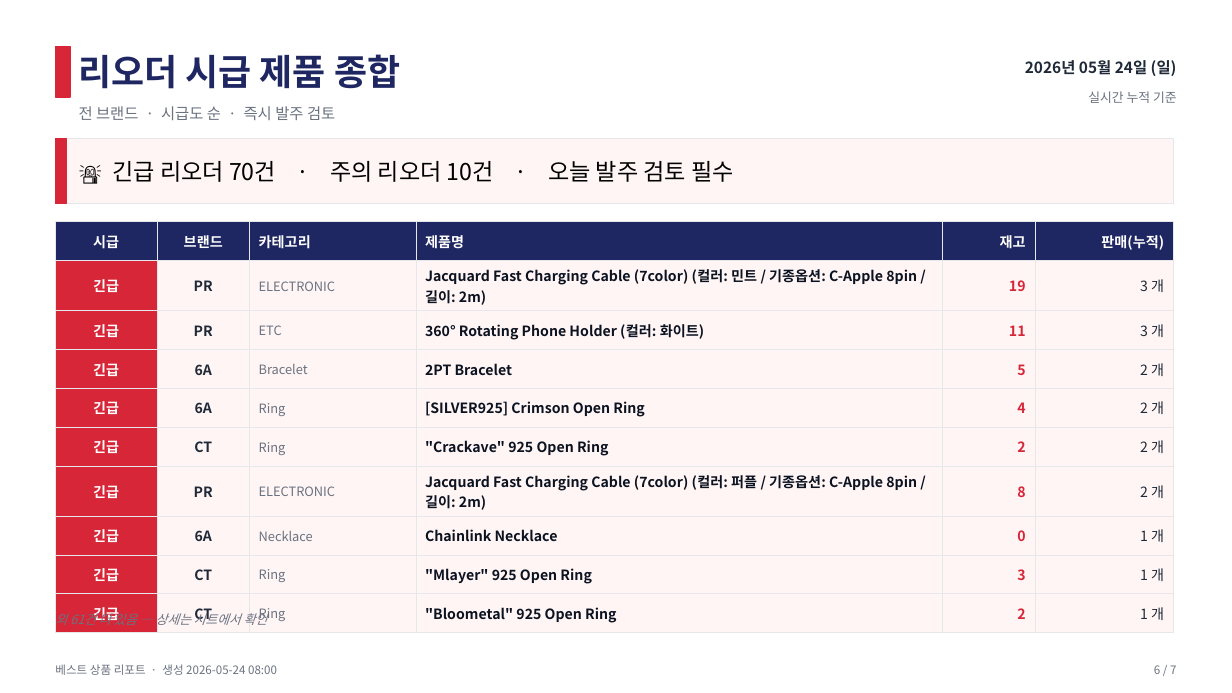
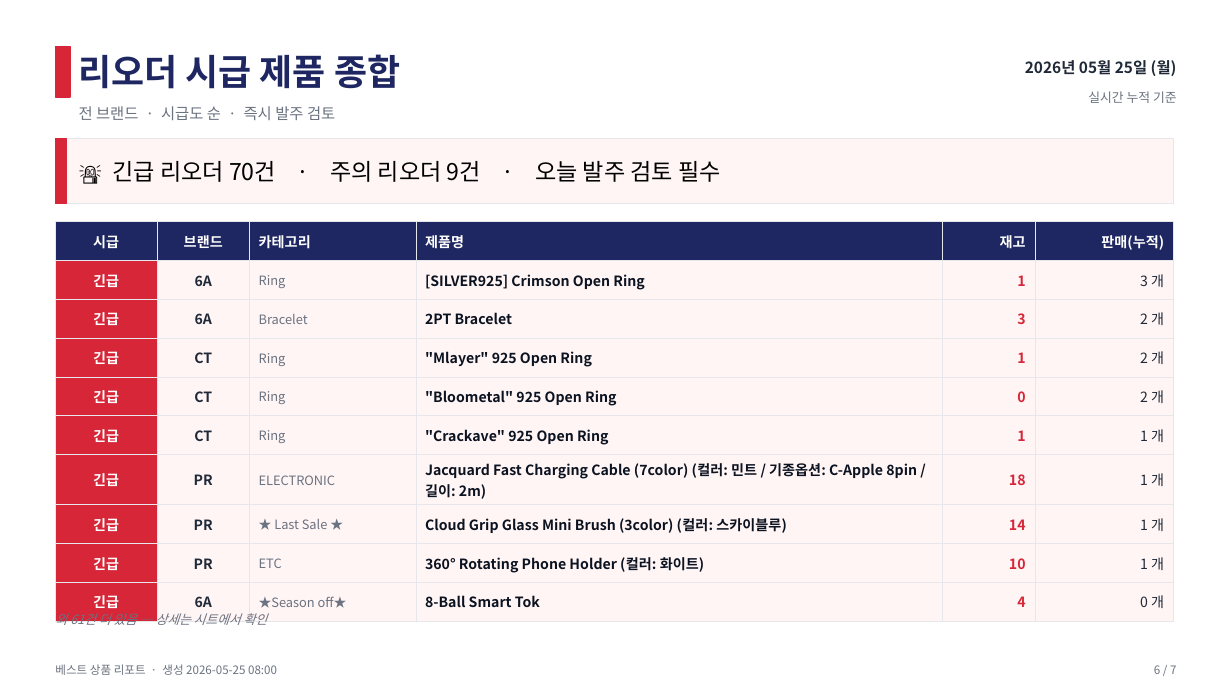
Before and after one commit to j65209/Brightbeed, a slide deck: slide 6 of data/sales-report.pptx. Drawn at 1232x693 pixels with LibreOffice and Linux fonts; fonts in the diff are those of the drawing. Boxes give left, top, right and bottom in pixels: in the first picture for what was removed or moved away, otherwise in the second. Text is boxed around its words. In the diff, an @@ line names an element or a change of style, - is before the commit and + after.

```diff
--- a/data/sales-report.pptx
+++ b/data/sales-report.pptx
@@ text at (x1=1025, y1=60, x2=1177, y2=76): text changed @@
-2026년 05월 24일 (일)
+2026년 05월 25일 (월)
@@ text at (x1=112, y1=161, x2=721, y2=182): text changed @@
-🚨 긴급 리오더 70건 · 주의 리오더 10건 · 오늘 발주 검토 필수
+🚨 긴급 리오더 70건 · 주의 리오더 9건 · 오늘 발주 검토 필수
@@ table at (x1=55, y1=222, x2=1174, y2=612) @@
-row 2: 긴급 | PR | ELECTRONIC | Jacquard Fast Charging Cable (7color) (컬러: 민트 / 기종옵션: C-Apple 8pin / 길이: 2m) | 19 | 3 개
+row 2: 긴급 | 6A | Ring | [SILVER925] Crimson Open Ring | 1 | 3 개
-row 3: 긴급 | PR | ETC | 360° Rotating Phone Holder (컬러: 화이트) | 11 | 3 개
+row 3: 긴급 | 6A | Bracelet | 2PT Bracelet | 3 | 2 개
-row 4: 긴급 | 6A | Bracelet | 2PT Bracelet | 5 | 2 개
+row 4: 긴급 | CT | Ring | "Mlayer" 925 Open Ring | 1 | 2 개
-row 5: 긴급 | 6A | Ring | [SILVER925] Crimson Open Ring | 4 | 2 개
+row 5: 긴급 | CT | Ring | "Bloometal" 925 Open Ring | 0 | 2 개
-row 6, column 5: 2
+row 6, column 5: 1
-row 6, column 6: 2 개
+row 6, column 6: 1 개
-row 7: 긴급 | PR | ELECTRONIC | Jacquard Fast Charging Cable (7color) (컬러: 퍼플 / 기종옵션: C-Apple 8pin / 길이: 2m) | 8 | 2 개
+row 7: 긴급 | PR | ELECTRONIC | Jacquard Fast Charging Cable (7color) (컬러: 민트 / 기종옵션: C-Apple 8pin / 길이: 2m) | 18 | 1 개
-row 8: 긴급 | 6A | Necklace | Chainlink Necklace | 0 | 1 개
+row 8: 긴급 | PR | ★ Last Sale ★ | Cloud Grip Glass Mini Brush (3color) (컬러: 스카이블루) | 14 | 1 개
-row 9: 긴급 | CT | Ring | "Mlayer" 925 Open Ring | 3 | 1 개
+row 9: 긴급 | PR | ETC | 360° Rotating Phone Holder (컬러: 화이트) | 10 | 1 개
-row 10: 긴급 | CT | Ring | "Bloometal" 925 Open Ring | 2 | 1 개
+row 10: 긴급 | 6A | ★Season off★ | 8-Ball Smart Tok | 4 | 0 개
@@ text at (x1=55, y1=664, x2=277, y2=675): text changed @@
-베스트 상품 리포트 · 생성 2026-05-24 08:00
+베스트 상품 리포트 · 생성 2026-05-25 08:00
```
Also in this commit, not shown: 6 other slides changed.
